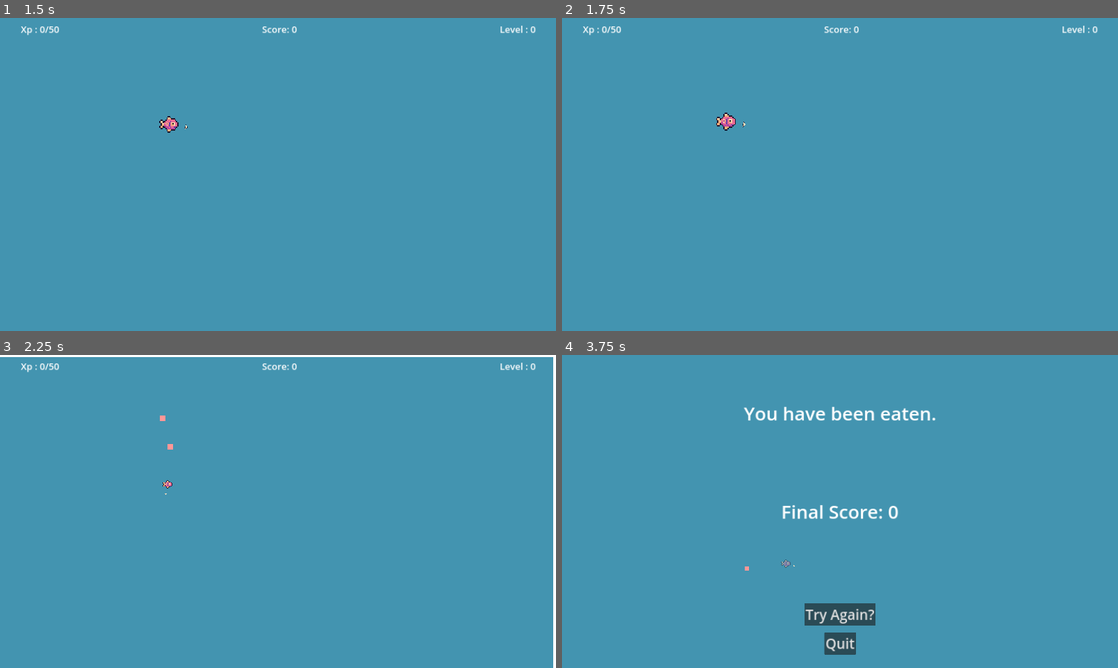
Above: before the commit, frames 1-4 (two rows, left to right).
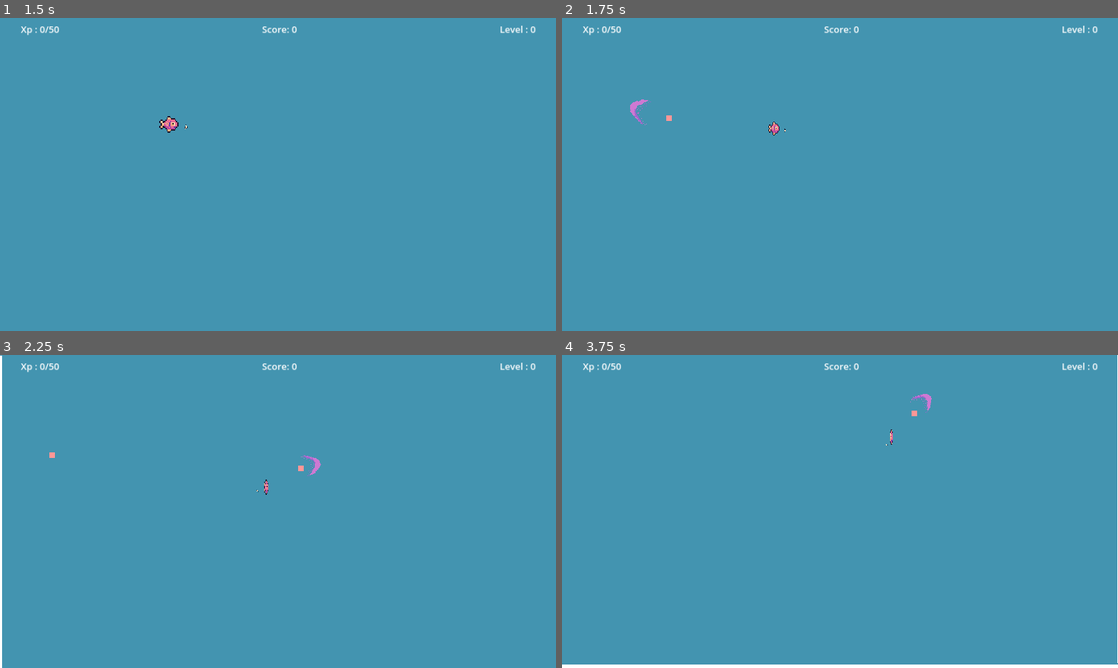
Above: after the commit, the same moments.

Repository: TheCursedMerchant/qdm_gameJam2024
Game: Godot game, scene res://menu.tscn
Same seed, same stepped clock (60 frames per second), same inputs: the game is played once before the commit and once after it.
Inputs (mouse positions are in pixels of both pictures, inside the frame that each line leads up to):
- Up to frame 1 (1.5 s): click "Play" at 0.5 s; tap Enter at 1.25 s; move the mouse to (400, 158) at 1.27 s; press the mouse at (400, 158) at 1.28 s; hold Right (ui_right) from 1.28 s (still down)
- Up to frame 2 (1.75 s): keep holding Right (ui_right)
- Up to frame 3 (2.25 s): move the mouse to (166, 527) at 2.02 s; release Right (ui_right) at 2.03 s; release the mouse at (166, 527) at 2.03 s; hold Down (ui_down) from 2.03 s (still down); click (166, 527) at 2.1 s
- Up to frame 4 (3.75 s): move the mouse to (895, 442) at 2.77 s; release Down (ui_down) at 2.78 s; press the mouse at (895, 442) at 2.78 s; hold Right (ui_right) 2.78-3.53 s; move the mouse to (812, 574) at 3.52 s; release the mouse at (812, 574) at 3.53 s; hold Up (ui_up) from 3.53 s (still down); click (812, 574) at 3.6 s

Frame 1 is identical in both runs. In frame 2, 0.3% of the frame differs, in the area x 12-41%, y 26-38%; in frame 3, 1.7%; in frame 4, 3.9%, in the area x 0-100%, y 0-100%.

Commit message:
added functional water missile that splits the fish

Diff:
--- a/gamejam2024/fish.gd
+++ b/gamejam2024/fish.gd
@@ -1,16 +1,27 @@
 class_name Fish
 extends "res://scripts/food/food.gd"
+
+@onready var squishTimer := $SquishTimer
 
 @export_category("Movement")
 @export var speed : float = 1000.0
 @export var direction := Vector2.RIGHT
+
+var childrenFishScene := preload("res://scenes/fish.tscn")
+var fishPool := ScenePool.new(2)
+var isSplit := false
 
 func _ready() -> void :
 	experience = 10
 	sprite.texture = GameRes.get_random_texture()
 	var size_scale_value = randf_range(0.25, 4)
 	size_scale = Vector2(size_scale_value,size_scale_value)
+	squishTimer.connect("timeout", on_squish_timeout)
 	super._ready()
+
+func _process(delta) :
+	sprite.scale.x = lerp(sprite.scale.x, size_scale.x, 0.2)
+	sprite.scale.y = lerp(sprite.scale.y, size_scale.y, 0.2)
 
 func _physics_process(delta: float) -> void :
 	if(isActive) :
@@ -21,3 +32,35 @@
 	var size_scale_value = randf_range(0.25, 4)
 	sprite.texture = GameRes.get_random_texture()
 	updateSize(Vector2(size_scale_value,size_scale_value))
+
+func take_damage() :
+	sprite.scale += Vector2(-0.6 , 0.75)
+	fishPool.call_deferred("addAtPosition" ,global_position + Vector2(60, 0), addFish, reactivateFish)
+	fishPool.call_deferred("addAtPosition" ,global_position + Vector2(-60 ,0), addFish, reactivateFish)
+	#squishTimer.start(0.2)
+	deactivate()
+
+func addFish() -> Fish :
+	var fishInstance : Fish = childrenFishScene.instantiate()
+	fishInstance.speed = speed
+	fishInstance.direction = direction
+	fishInstance.rotation = rotation
+	fishInstance.isSplit = true
+	get_tree().root.add_child(fishInstance)
+	fishInstance.sprite.flip_h = sprite.flip_h
+	fishInstance.updateSize(size_scale * 0.5)
+	fishInstance.sprite.texture = sprite.texture
+	return fishInstance
+
+func reactivateFish() :
+	var lastScene : Fish = fishPool.getLastScene()
+	lastScene.speed = speed
+	lastScene.direction = direction
+	lastScene.sprite.flip_h = sprite.flip_h
+	lastScene.rotation = rotation
+	lastScene.updateSize(size_scale * 0.5)
+	lastScene.isSplit = true
+	lastScene.sprite.texture = sprite.texture
+
+func on_squish_timeout() :
+	deactivate()
--- a/gamejam2024/scenes/fish.tscn
+++ b/gamejam2024/scenes/fish.tscn
@@ -18,3 +18,5 @@
 shape = SubResource("CircleShape2D_0sbyn")
 
 [node name="HitStopTimer" type="Timer" parent="."]
+
+[node name="SquishTimer" type="Timer" parent="."]
--- /dev/null
+++ b/gamejam2024/scenes/water_missle.tscn
@@ -0,0 +1,23 @@
+[gd_scene load_steps=4 format=3 uid="uid://dh1cj6qncxhe2"]
+
+[ext_resource type="Script" path="res://scripts/player/water_missle.gd" id="1_enkon"]
+[ext_resource type="Texture2D" uid="uid://dn3cvx643so8b" path="res://POC/sonic_boom.png" id="1_vpjdq"]
+
+[sub_resource type="RectangleShape2D" id="RectangleShape2D_5f46a"]
+size = Vector2(16, 22)
+
+[node name="WaterMissle" type="Area2D"]
+scale = Vector2(2, 2)
+script = ExtResource("1_enkon")
+
+[node name="Sprite2D" type="Sprite2D" parent="."]
+texture_filter = 1
+texture = ExtResource("1_vpjdq")
+
+[node name="CollisionShape2D" type="CollisionShape2D" parent="."]
+position = Vector2(8, 2)
+shape = SubResource("RectangleShape2D_5f46a")
+
+[node name="LifeTimeTimer" type="Timer" parent="."]
+
+[connection signal="area_entered" from="." to="." method="_on_area_entered"]
--- a/gamejam2024/scripts/food/food.gd
+++ b/gamejam2024/scripts/food/food.gd
@@ -9,7 +9,7 @@
 @export var off_screen_location := Vector2(-1000, 0)
 @export var friendly := false
 
-@onready var sprite = $Sprite2D
+@onready var sprite : Sprite2D = $Sprite2D
 @onready var collisionShape = $CollisionShape2D
 @onready var hitStopTimer : Timer = $HitStopTimer
 
--- a/gamejam2024/scripts/player/player.gd
+++ b/gamejam2024/scripts/player/player.gd
@@ -20,9 +20,14 @@
 @onready var damageTimer : Timer = $DamageTimer
 
 var fleshChunkScene := preload("res://scenes/flesh_chunk.tscn")
+var fleshChunkPool := ScenePool.new(2)
+
+var waterMissileScene := preload("res://scenes/water_missle.tscn")
+var waterMissilePool := ScenePool.new(2)
+var waterMissileSpeed := 200.00
+
 var dashCharge := 0.0
 var overShrink := false
-var fleshChunkPool := ScenePool.new(2)
 var currentSpeed := baseSpeed
 var isRecovery := false
 
@@ -55,7 +60,7 @@
 	match playerState :
 
 		System.PLAYER_STATES.IDLE :
-			if(Input.is_action_just_pressed("left_click")) :
+			if(Input.is_action_just_pressed("left_click") && scale_size > minScale) :
 				playerState = System.PLAYER_STATES.CHARGE
 			if h_direction:
 				if h_direction > 0 :
@@ -74,13 +79,14 @@
 		System.PLAYER_STATES.CHARGE :
 			Engine.time_scale = 0.2
 			velocity = Vector2.ZERO
-			if(Input.is_action_pressed("left_click")) :
+			if(Input.is_action_pressed("left_click") && dashCharge < 1.0) :
 				emit_signal("charge", zoomSpeed)
 				dashCharge = clamp(dashCharge + dashChargeRate, 0.0, maxDashCharge)
 			else :
 				emit_signal("charge_release")
 				emit_signal("damage")
 				grow( -(dashCharge / 3) )
+
 				var callback = func() :
 					fleshChunkPool.getLastScene().updateSize(scale_size * 0.5)
 					fleshChunkPool.getLastScene().isEdible = false
@@ -90,6 +96,12 @@
 					global_position + (dash_direction * -100),
 					func() : return addChunk(-dash_direction),
 					callback)
+
+				waterMissilePool.addAtPosition(
+					global_position + (dash_direction * -100),
+					func() : return addWaterMissle(-dash_direction),
+					func() : reactivateWaterMissile(-dash_direction))
+
 				playerState = System.PLAYER_STATES.DASH
 
 		System.PLAYER_STATES.DASH :
@@ -120,6 +132,20 @@
 	newChunkInstance.startTimer()
 	return newChunkInstance
 
+func addWaterMissle(moveDirection : Vector2) -> WaterMissile :
+	var waterMissile: WaterMissile = waterMissileScene.instantiate()
+	waterMissile.direction = moveDirection
+	waterMissile.rotation = Vector2.RIGHT.angle_to(moveDirection)
+	get_tree().root.add_child(waterMissile)
+	waterMissile.updateScale(scale_size)
+	return waterMissile
+
+func reactivateWaterMissile( moveDirection : Vector2 ) :
+	waterMissilePool.getLastScene().direction = moveDirection
+	waterMissilePool.getLastScene().rotation = Vector2.RIGHT.angle_to(moveDirection)
+	waterMissilePool.getLastScene().isActive = true
+	waterMissilePool.getLastScene().updateScale(scale_size)
+
 func grow(rate: float) -> void :
 	var growthVector = scale_size + Vector2(rate, rate)
 	var newScale = clamp(growthVector, minScale, maxScale)
@@ -127,17 +153,12 @@
 	scale_size = newScale
 	collisionShape.scale = scale_size
 	arrow_sprite.scale = scale_size
-	sprite.scale =  clamp(sprite.scale + Vector2(-0.6 , 0.75), minScale, maxScale)
+	sprite.scale += Vector2(-0.6 , 0.75)
+	#sprite.scale = clamp(sprite.scale + Vector2(-0.6 , 0.75), minScale, maxScale)
 
 	if(rate > 0) :
 		emit_signal("damage")
 		overShrink = false
-
-	if (growthVector < minScale) :
-		if (overShrink) :
-			take_damage()
-		else :
-			overShrink = true
 
 func evolve() :
 	System.player_level += 1
@@ -147,9 +168,9 @@
 
 	currentSpeed = baseSpeed + (speedGrowth * System.player_level)
 
-	if(System.player_level < 7) :
+	if(System.player_level < 5) :
 		sprite.texture = GameRes.playerTextures[0]
-	elif(System.player_level < 11) :
+	elif(System.player_level < 9) :
 		sprite.texture = GameRes.playerTextures[1]
 	else:
 		sprite.texture = GameRes.playerTextures[2]
@@ -160,11 +181,11 @@
 	System.evolve_xp = round(System.evolve_xp * 0.7)
 	System.remaining_xp = System.evolve_xp - System.player_xp
 
-	if(System.player_level < 3) :
+	if(System.player_level < 5) :
 		sprite.texture = GameRes.playerTextures[0]
-	elif(System.player_level < 7) :
+	elif(System.player_level < 9) :
 		sprite.texture = GameRes.playerTextures[1]
-	elif(System.player_level < 12):
+	else:
 		sprite.texture = GameRes.playerTextures[2]
 
 func take_damage() :
--- /dev/null
+++ b/gamejam2024/scripts/player/water_missle.gd
@@ -0,0 +1,37 @@
+extends Area2D
+class_name WaterMissile
+
+@onready var lifeTimeTimer : Timer = $LifeTimeTimer
+@onready var sprite : Sprite2D = $Sprite2D
+@onready var collisionShape : CollisionShape2D = $CollisionShape2D
+
+@export var speed := 1000.00
+
+var direction := Vector2.RIGHT
+var isActive := true
+var size_scale := Vector2.ONE
+
+func _ready() -> void:
+	updateScale(size_scale)
+	lifeTimeTimer.connect("timeout", on_lifetime_timeout)
+	lifeTimeTimer.start(5.0)
+
+func _physics_process(delta: float) -> void:
+	if (isActive) :
+		global_position += direction * speed * delta
+
+func on_lifetime_timeout() :
+	isActive = false
+
+func reactivate() :
+	isActive = true
+	lifeTimeTimer.start(5.0)
+
+func _on_area_entered(area: Area2D) -> void :
+	if(area.is_in_group("Enemy") && !area.isSplit) :
+		area.take_damage()
+
+func updateScale(_scale : Vector2) :
+	size_scale = _scale * 2
+	sprite.scale = size_scale
+	collisionShape.scale = size_scale
--- a/gamejam2024/scripts/spawner.gd
+++ b/gamejam2024/scripts/spawner.gd
@@ -60,6 +60,6 @@
 	if(fish_direction.y > 0 ):
 		new_fish.global_rotation_degrees = 90
 	elif(fish_direction.y < 0):
-		new_fish.global_rotation_degrees = 0
+		new_fish.global_rotation_degrees = -90
 
 	return new_fish
--- a/gamejam2024/scripts/system/system.gd
+++ b/gamejam2024/scripts/system/system.gd
@@ -21,4 +21,4 @@
 const HIT_SHAKE_FREQUENCY := 6.0
 const HIT_SHAKE_AMPLITUDE := 3
 
-var masterVolume = 1.0
+var masterVolume = 0.75
